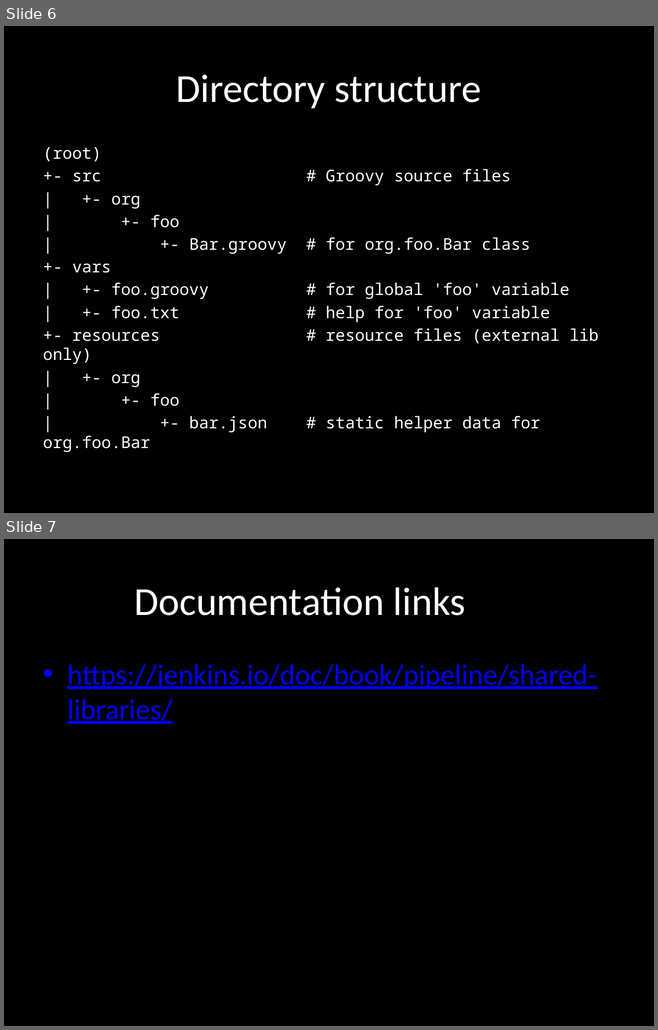
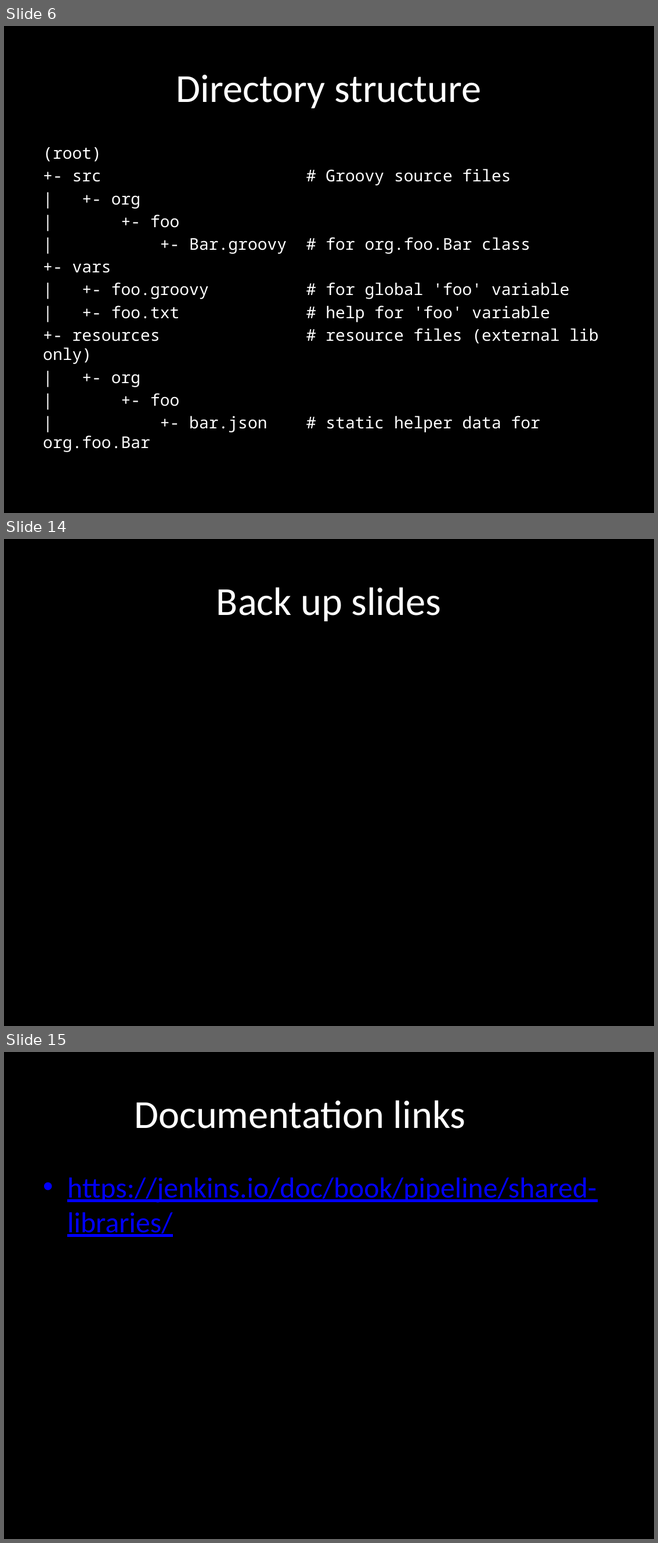
Before and after one commit to AnimalLogic/jenkins_pipeline, a slide deck: SharedPipelinePresentation.pptx. Shown one above the other, each under a label of ours: slides 6 and 7 before the commit, slides 6, 14 and 15 after it; the slides between them are not shown. The pictures are 658x1030 and 658x1543 pixels, drawn with LibreOffice and Linux fonts; fonts in the diff are those of the drawing. Boxes give left, top, right and bottom in pixels: in the first picture for what was removed or moved away, otherwise in the second. Text is boxed around its words. In the diff, an @@ line names an element or a change of style, - is before the commit and + after.

```diff
--- a/SharedPipelinePresentation.pptx
+++ b/SharedPipelinePresentation.pptx
@@ slide 14 added at bbox=[4, 539, 654, 1026], background #000000 @@
@@ title added at bbox=[216, 587, 441, 621], 44 pt, text #FFFFFF @@
+Back up slides
@@ what was slide 7 is now slide 15 @@
```
Also in this commit, not shown: 2 slides changed, 7 other slides added.
